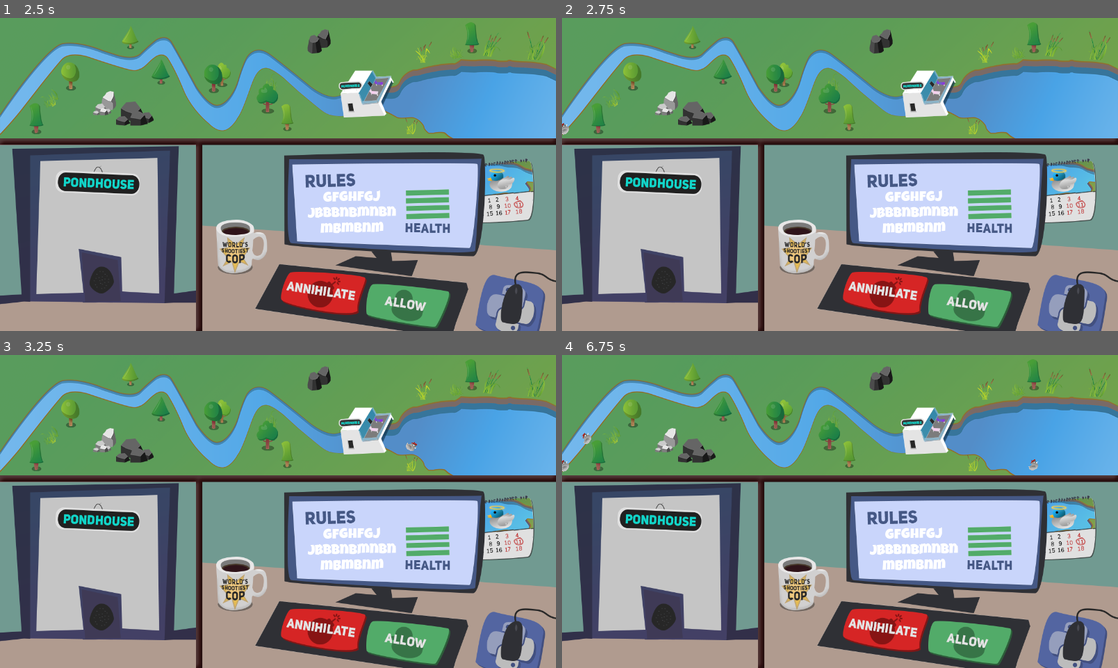
Above: before the commit, frames 1-4 (two rows, left to right).
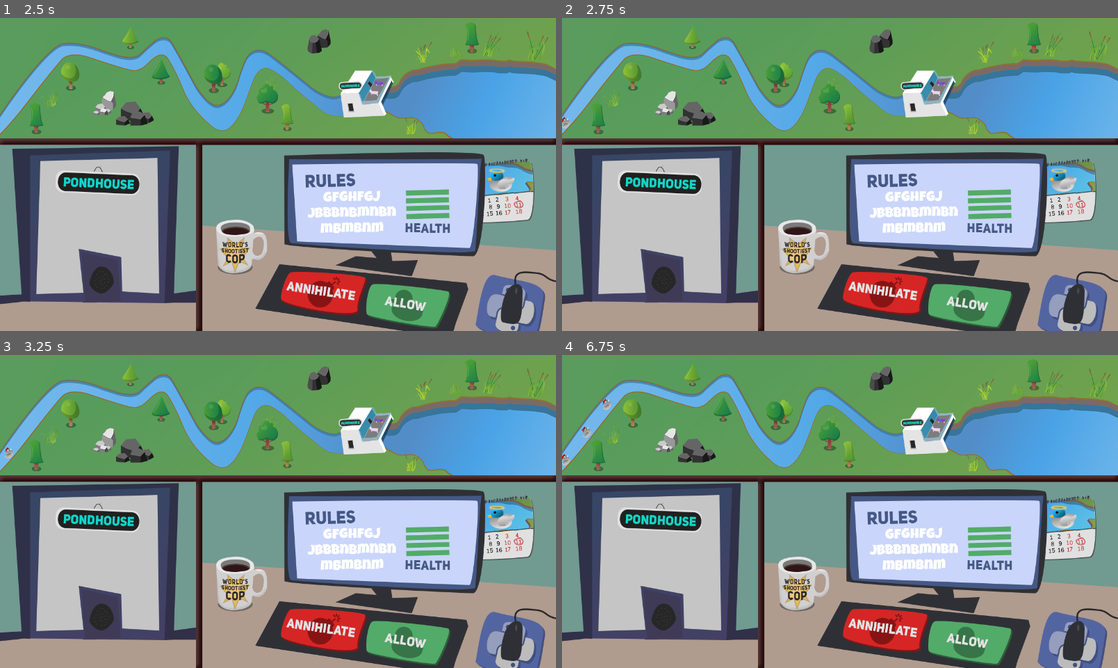
Above: after the commit, the same moments.

Repository: python-discord/protect-the-pond
Game: Godot game, scene res://src/scenes/Protect_The_Pond.tscn
The game is run twice, just before and just after one commit, with the same random seed, the same clock (stepped at 60 frames per second) and the same inputs. Before the commit the project starts from res://Protect_The_Pond.tscn.
Inputs (mouse positions are in pixels of both pictures, inside the frame that each line leads up to):
- Up to frame 1 (2.5 s): click "NEW GAME" at 0.5 s; click (405, 305) at 1.25 s; click (328, 293) at 2 s
- Up to frame 2 (2.75 s): no input
- Up to frame 3 (3.25 s): click (405, 642) at 2.75 s
- Up to frame 4 (6.75 s): click (890, 630) at 3.5 s; click (967, 642) at 4.25 s; click (890, 630) at 5 s; move the mouse to (962, 495) at 5.77 s; move the mouse to (728, 527) at 6.52 s

Frame 1 is identical in both runs. In frame 2, less than 0.1% of the frame differs, in the area x 0-2%, y 31-38%; in frame 3, less than 0.1%; in frame 4, 0.2%, in the area x 0-86%, y 14-38%.

Commit message:
restructure

Diff:
--- a/Protect_The_Pond.tscn
+++ /dev/null
@@ -1,12 +0,0 @@
-[gd_scene load_steps=4 format=2]
-
-[ext_resource path="res://GameNode.tscn" type="PackedScene" id=1]
-[ext_resource path="res://MainMenu.tscn" type="PackedScene" id=2]
-[ext_resource path="res://Protect_The_Pond.gd" type="Script" id=3]
-
-[node name="ProtectThePond" type="Node"]
-script = ExtResource( 3 )
-gamenode = ExtResource( 1 )
-
-[node name="MainMenu" parent="." instance=ExtResource( 2 )]
-[connection signal="new_game" from="MainMenu" to="." method="_on_MainMenu_new_game"]
--- a/project.godot
+++ b/project.godot
@@ -16,7 +16,7 @@
 [application]
 
 config/name="Protect The Pond"
-run/main_scene="res://Protect_The_Pond.tscn"
+run/main_scene="res://src/scenes/Protect_The_Pond.tscn"
 config/icon="res://assets/title-screen/supercop.png"
 
 [display]
--- a/Ducky.tscn
+++ b/src/scenes/Ducky.tscn
@@ -1,8 +1,8 @@
 [gd_scene load_steps=8 format=2]
 
 [ext_resource path="res://assets/duck-builder/silverduck templates/5 - gray ducky beak.png" type="Texture" id=1]
-[ext_resource path="res://assets/duck-builder/silverduck templates/3 - gray ducky wing.png" type="Texture" id=2]
-[ext_resource path="res://assets/duck-builder/silverduck templates/1 - gray ducky main eye.png" type="Texture" id=3]
+[ext_resource path="res://assets/duck-builder/silverduck templates/1 - gray ducky main eye.png" type="Texture" id=2]
+[ext_resource path="res://assets/duck-builder/silverduck templates/3 - gray ducky wing.png" type="Texture" id=3]
 [ext_resource path="res://assets/duck-builder/silverduck templates/4 - gray ducky body.png" type="Texture" id=4]
 [ext_resource path="res://assets/duck-builder/silverduck templates/2 - gray ducky wing eye.png" type="Texture" id=5]
 
@@ -26,8 +26,9 @@
 height = 30.5468
 
 [node name="Sprite" type="KinematicBody2D"]
-position = Vector2( 0.164772, -12.5851 )
+position = Vector2( 13, -19.5 )
 scale = Vector2( -0.05, 0.05 )
+motion/sync_to_physics = true
 script = SubResource( 1 )
 __meta__ = {
 "_edit_group_": true
--- a/GameCanvas.tscn
+++ b/src/scenes/GameCanvas.tscn
@@ -1,38 +1,39 @@
 [gd_scene load_steps=15 format=2]
 
-[ext_resource path="res://assets/overworld/teller window/teller_window.png" type="Texture" id=1]
-[ext_resource path="res://assets/overworld/overworld_healthy_no_lilies.png" type="Texture" id=2]
-[ext_resource path="res://assets/overworld/pondhouse/pondhouse_cropped.png" type="Texture" id=3]
-[ext_resource path="res://assets/fonts/LuckiestGuy-Regular.ttf" type="DynamicFontData" id=4]
-[ext_resource path="res://assets/overworld/buttons/annihilate_button_depressed.png" type="Texture" id=5]
-[ext_resource path="res://assets/overworld/buttons/menu_button.png" type="Texture" id=6]
-[ext_resource path="res://assets/overworld/buttons/allow_button.png" type="Texture" id=7]
-[ext_resource path="res://assets/overworld/buttons/annihilate_button.png" type="Texture" id=8]
-[ext_resource path="res://assets/overworld/buttons/allow_button_depressed.png" type="Texture" id=9]
-[ext_resource path="res://assets/overworld/buttons/exit_button.png" type="Texture" id=10]
-[ext_resource path="res://GameCanvas.gd" type="Script" id=11]
+[ext_resource path="res://assets/overworld/buttons/allow_button.png" type="Texture" id=1]
+[ext_resource path="res://assets/overworld/buttons/annihilate_button.png" type="Texture" id=2]
+[ext_resource path="res://assets/overworld/buttons/exit_button.png" type="Texture" id=3]
+[ext_resource path="res://assets/overworld/buttons/allow_button_depressed.png" type="Texture" id=4]
+[ext_resource path="res://assets/fonts/LuckiestGuy-Regular.ttf" type="DynamicFontData" id=5]
+[ext_resource path="res://src/scripts/GameCanvas.gd" type="Script" id=6]
+[ext_resource path="res://assets/overworld/teller window/teller_window.png" type="Texture" id=7]
+[ext_resource path="res://assets/overworld/overworld_healthy_no_lilies.png" type="Texture" id=8]
+[ext_resource path="res://assets/overworld/pondhouse/pondhouse_cropped.png" type="Texture" id=9]
+[ext_resource path="res://assets/overworld/buttons/annihilate_button_depressed.png" type="Texture" id=10]
+[ext_resource path="res://assets/overworld/buttons/menu_button.png" type="Texture" id=11]
 
 [sub_resource type="Curve2D" id=1]
 _data = {
 "points": PoolVector2Array( 0, 0, 0, 0, 3.15289, 247.194, 0, 0, 0, 0, 52.5419, 184.457, 0, 0, 0, 0, 52.5419, 184.457, 0 …(767 unchanged characters)…
 }
 
-[sub_resource type="Curve2D" id=3]
+[sub_resource type="Curve2D" id=2]
+bake_interval = 1.0
 _data = {
 "points": PoolVector2Array( 0, 0, 0, 0, 937.688, 196.627, 0, 0, 0, 0, 974.553, 218.627, 0, 0, 0, 0, 1032.82, 241.222, 0 …(682 unchanged characters)…
 }
 
-[sub_resource type="DynamicFont" id=2]
+[sub_resource type="DynamicFont" id=3]
 size = 32
-font_data = ExtResource( 4 )
+font_data = ExtResource( 5 )
 
 [node name="Game" type="CanvasLayer"]
-script = ExtResource( 11 )
+script = ExtResource( 6 )
 
 [node name="Background" type="TextureRect" parent="."]
 anchor_right = 1.0
 anchor_bottom = 1.0
-texture = ExtResource( 2 )
+texture = ExtResource( 8 )
 __meta__ = {
 "_edit_use_anchors_": true
 }
@@ -41,14 +42,14 @@
 curve = SubResource( 1 )
 
 [node name="Pond" type="Path2D" parent="."]
-curve = SubResource( 3 )
+curve = SubResource( 2 )
 
 [node name="Pondhouse" type="TextureRect" parent="."]
 margin_left = 771.943
 margin_top = 112.68
 margin_right = 917.943
 margin_bottom = 232.68
-texture = ExtResource( 3 )
+texture = ExtResource( 9 )
 __meta__ = {
 "_edit_use_anchors_": false
 }
--- a/GameNode.tscn
+++ b/src/scenes/GameNode.tscn
@@ -1,12 +1,11 @@
 [gd_scene load_steps=4 format=2]
 
-[ext_resource path="res://Ducky.tscn" type="PackedScene" id=1]
-[ext_resource path="res://GameCanvas.tscn" type="PackedScene" id=2]
+[ext_resource path="res://src/scenes/Ducky.tscn" type="PackedScene" id=1]
+[ext_resource path="res://src/scenes/GameCanvas.tscn" type="PackedScene" id=2]
 
 [sub_resource type="GDScript" id=1]
 script/source = "extends Node
 export (PackedScene) var Ducky
-
 
 # Called when the node enters the scene tree for the first time.
 func _ready():
@@ -16,9 +15,10 @@
 # Called to add another ducky to the river
 func _on_DuckTimer_timeout():
 	var ducky = Ducky.instance()
-	var pf = PathFollow2D.new()
-	pf.add_child(ducky)
-	$Game/River.add_child(pf)
+	var path = PathFollow2D.new()
+	path.loop = false
+	path.add_child(ducky)
+	$Game/River.add_child(path)
 "
 
 [node name="GameNode" type="Node2D"]
--- a/MainMenu.tscn
+++ b/src/scenes/MainMenu.tscn
@@ -3,7 +3,7 @@
 [ext_resource path="res://assets/title-screen/title_screen_no_buttons.png" type="Texture" id=1]
 [ext_resource path="res://assets/fonts/LuckiestGuy-Regular.ttf" type="DynamicFontData" id=2]
 [ext_resource path="res://assets/audio/fx/plop_1.tres" type="AudioStream" id=3]
-[ext_resource path="res://MainMenu.gd" type="Script" id=4]
+[ext_resource path="res://src/scripts/MainMenu.gd" type="Script" id=4]
 
 [sub_resource type="Theme" id=1]
 
--- /dev/null
+++ b/src/scenes/Protect_The_Pond.tscn
@@ -0,0 +1,12 @@
+[gd_scene load_steps=4 format=2]
+
+[ext_resource path="res://src/scripts/Protect_The_Pond.gd" type="Script" id=1]
+[ext_resource path="res://src/scenes/MainMenu.tscn" type="PackedScene" id=2]
+[ext_resource path="res://src/scenes/GameNode.tscn" type="PackedScene" id=3]
+
+[node name="ProtectThePond" type="Node"]
+script = ExtResource( 1 )
+gamenode = ExtResource( 3 )
+
+[node name="MainMenu" parent="." instance=ExtResource( 2 )]
+[connection signal="new_game" from="MainMenu" to="." method="_on_MainMenu_new_game"]
--- a/Ducky.gd
+++ b/src/scripts/Ducky.gd
@@ -2,11 +2,18 @@
 var set_fixed_process
 var hat
 
+
+# Called when the node enters the scene tree for the first time.
 func _ready():
 	set_physics_process(true)
 	hat = TextureRect.new()
 	hat.texture = preload("res://assets/duck-builder/accessories/hats/beret.png")
 	add_child(hat)
 
+
 func _physics_process(delta):
 	get_parent().set_offset(get_parent().get_offset() + (40*delta))
+
+
+func in_pond():
+	set_physics_process(false)
--- a/GameCanvas.gd
+++ b/src/scripts/GameCanvas.gd
@@ -10,5 +10,7 @@
 func _on_Allow_pressed():
 	if $River.get_child_count():
 		var ducky = $River.get_child(0)
-		$River.remove_child(ducky)
-		$Pond.add_child(ducky)
+		if ducky.get_offset() > 500:
+			$River.remove_child(ducky)
+			ducky.loop = true
+			$Pond.add_child(ducky)
--- a/MainMenu.gd
+++ b/src/scripts/MainMenu.gd
@@ -1,11 +1,6 @@
 extends CanvasLayer
 signal new_game
 var sound_played = false
-
-
-# Called when the node enters the scene tree for the first time.
-func _ready():
-	pass # Replace with function body.
 
 
 func _on_Button_mouse_entered():
--- a/Protect_The_Pond.gd
+++ b/src/scripts/Protect_The_Pond.gd
@@ -1,10 +1,5 @@
 extends Node
 export (PackedScene) var gamenode
-
-
-# Called when the node enters the scene tree for the first time.
-func _ready():
-	pass # Replace with function body.
 
 
 func _on_MainMenu_new_game():
Not shown: 2 places in src/scenes/Ducky.tscn that only renumber resources
Not shown: 6 places in src/scenes/GameCanvas.tscn that only renumber resources
